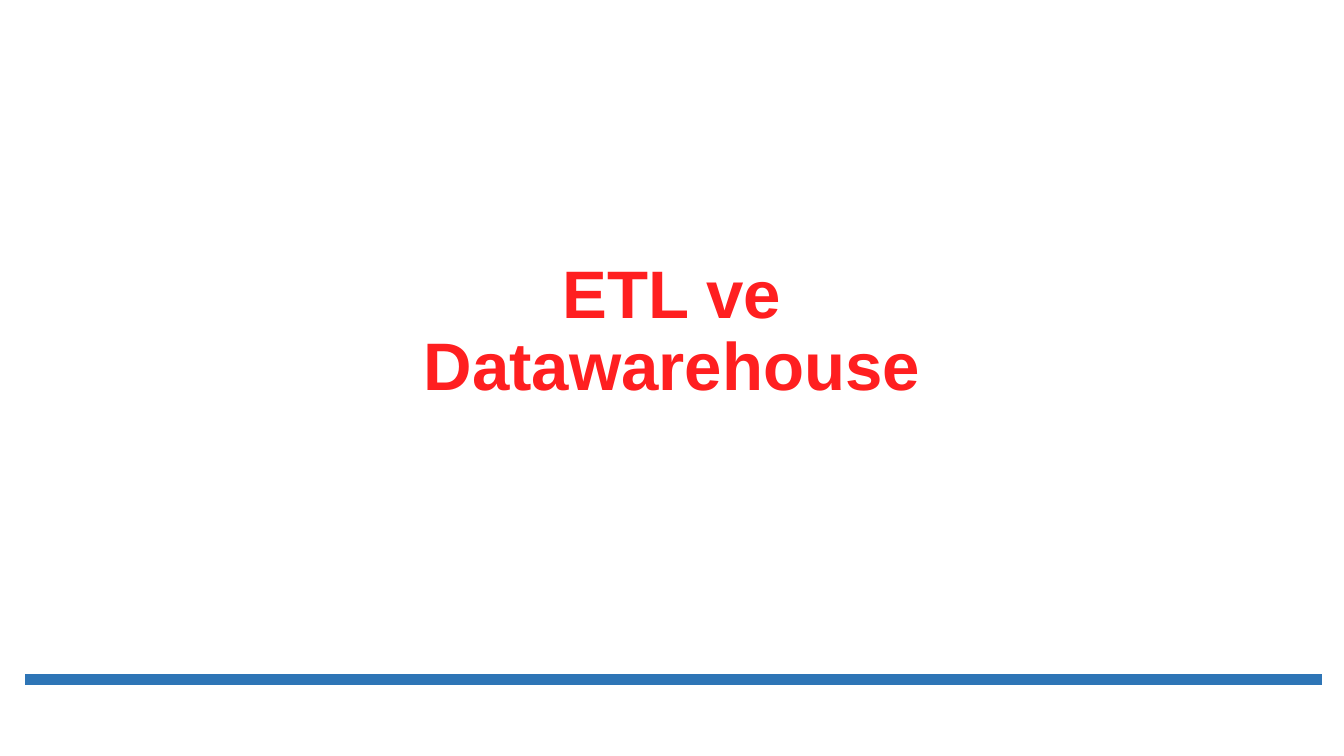
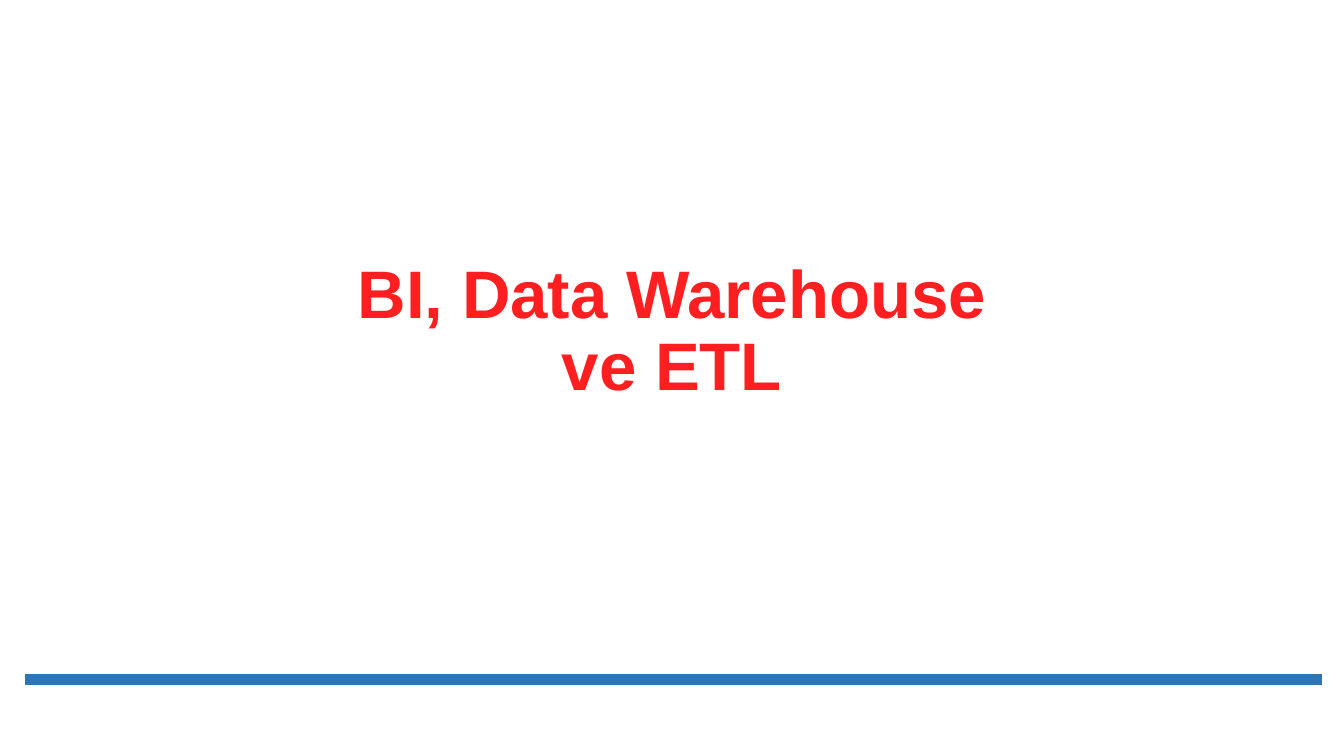
Before and after one commit to erkansirin78/preprocessing-analysis-ml-dl-big-data, a slide deck: slide 1 of 08_etl/01_BI_DataWarehouse_ETL.pptx. Drawn at 1344x756 pixels with LibreOffice and Linux fonts; fonts in the diff are those of the drawing. Boxes give left, top, right and bottom in pixels: in the first picture for what was removed or moved away, otherwise in the second. Text is boxed around its words. In the diff, an @@ line names an element or a change of style, - is before the commit and + after.

```diff
--- a/08_etl/01_BI_DataWarehouse_ETL.pptx
+++ b/08_etl/01_BI_DataWarehouse_ETL.pptx
@@ title at (358, 269, 985, 391): text changed @@
-ETL ve Datawarehouse
+BI, Data Warehouse ve ETL
```
Also in this commit, not shown: 1 other file.
